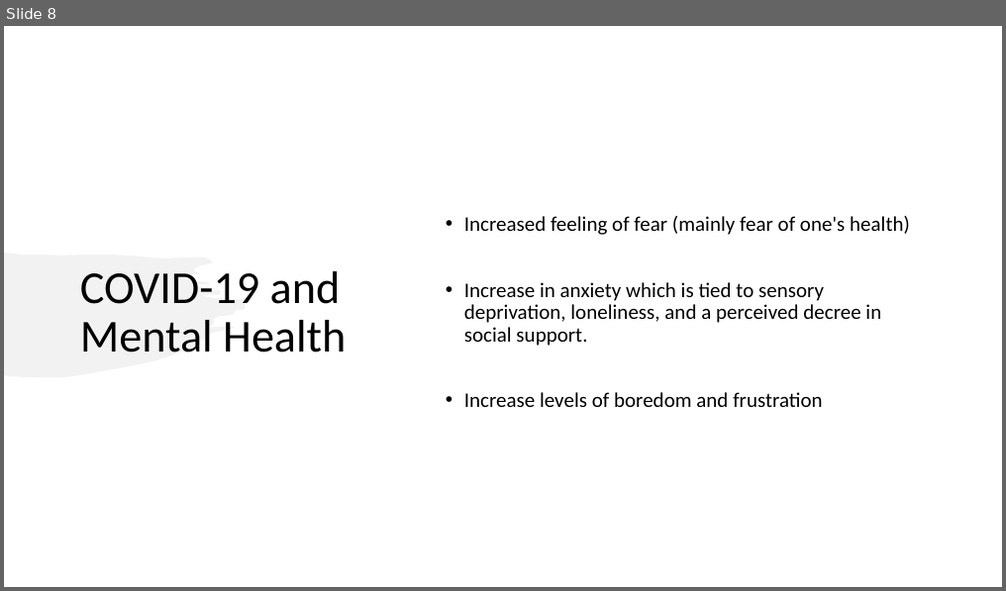
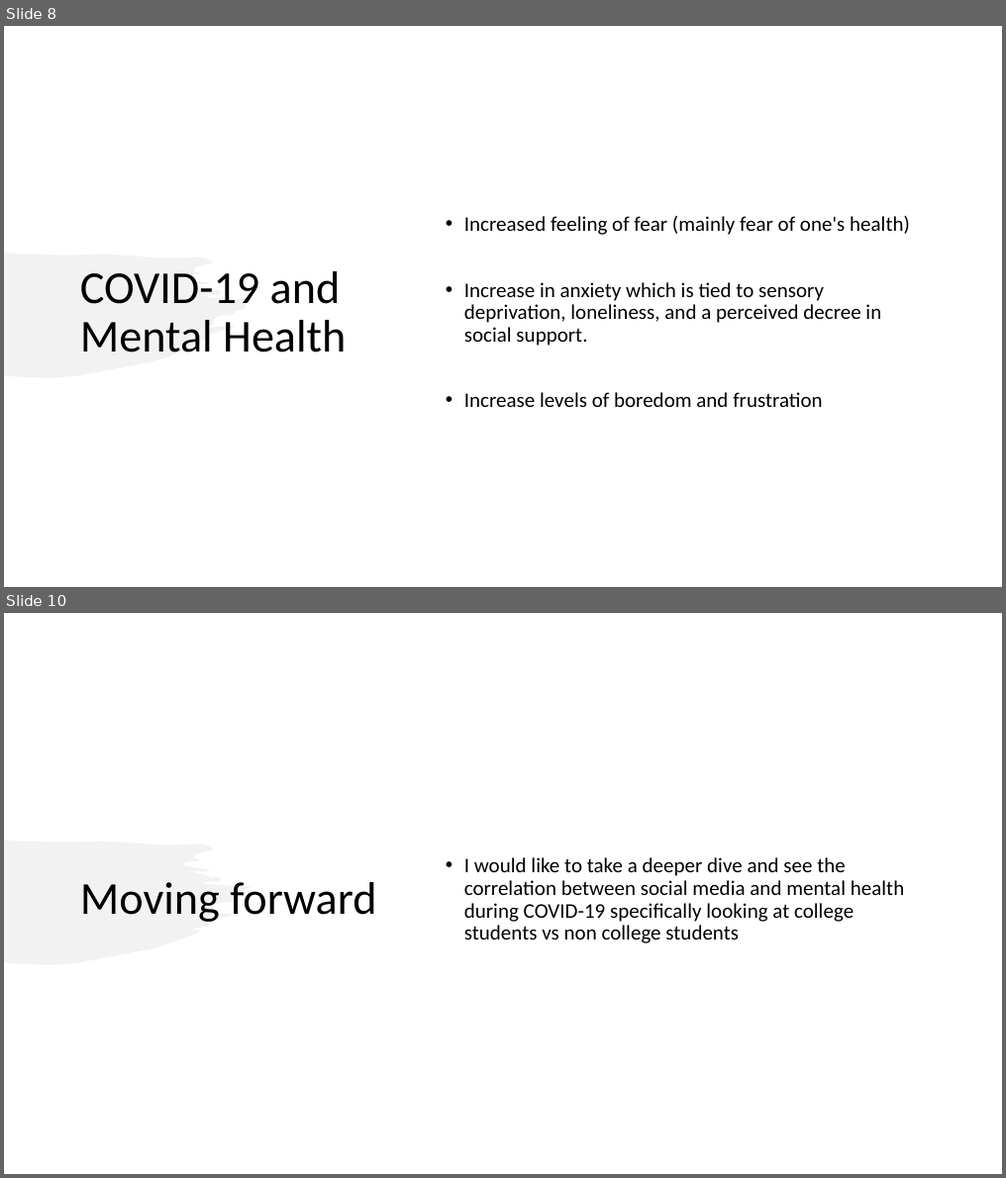
Before and after one commit to Millhouse32/ResearchMethology, a slide deck: Literature-Review/Litature-Review-Slides.pptx. Shown one above the other, each under a label of ours: slide 8 before the commit, slides 8 and 10 after it; the slides between them are not shown. The pictures are 1006x591 and 1006x1178 pixels, drawn with LibreOffice and Linux fonts; fonts in the diff are those of the drawing. Boxes give left, top, right and bottom in pixels: in the first picture for what was removed or moved away, otherwise in the second. Text is boxed around its words. In the diff, an @@ line names an element or a change of style, - is before the commit and + after.

```diff
--- a/Literature-Review/Litature-Review-Slides.pptx
+++ b/Literature-Review/Litature-Review-Slides.pptx
@@ slide 10 added at [4,613,1002,1174], background #FFFFFF @@
@@ freeform shape added at [4,840,252,965], fill #E7E6E6 at 50% opacity @@
@@ text added at [464,858,904,944], 20 pt, text #000000 @@
+• I would like to take a deeper dive and see the correlation between social media and mental health during COVID-19 specifically looking at college students vs non college students
@@ title added at [80,882,376,922], 44 pt, text #000000 @@
+Moving forward
```
Also in this commit, not shown: 2 other slides added, 1 other file.
